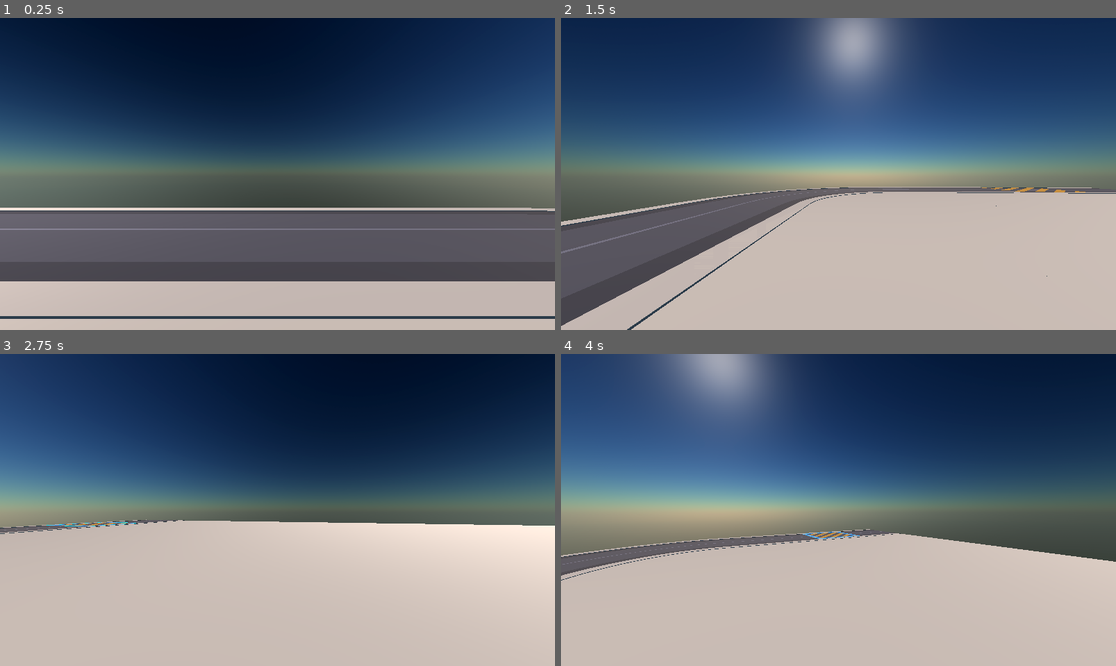
Above: before the commit, frames 1-4 (two rows, left to right).
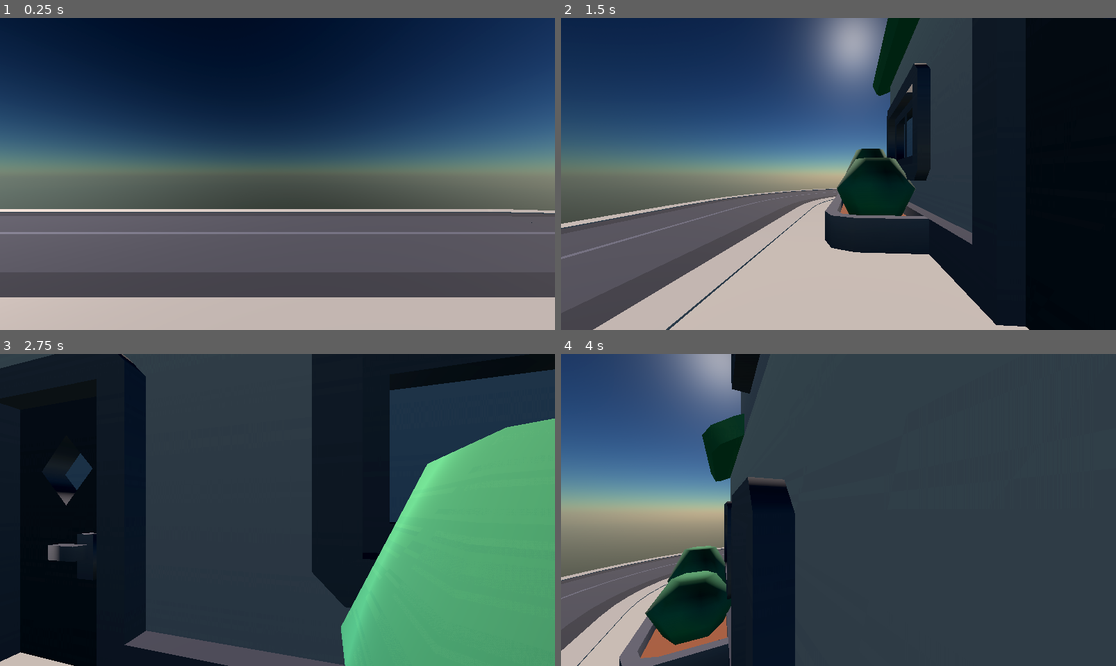
Above: after the commit, the same moments.

Repository: redru/very-normal-city
Game: Godot game, scene res://scenes/level.tscn
The game is run twice, just before and just after one commit, with the same random seed, the same clock (stepped at 60 frames per second) and the same inputs.
Inputs (mouse positions are in pixels of both pictures, inside the frame that each line leads up to):
- Up to frame 1 (0.25 s): no input
- Up to frame 2 (1.5 s): tap Enter at 0.5 s; move the mouse to (960, 158) at 0.52 s; hold D (move_right) 0.53-1.28 s; click (960, 158) at 0.67 s; tap Space (jump) at 0.77 s; move the mouse to (727, 189) at 1.27 s; hold S (move_backward) from 1.28 s (still down)
- Up to frame 3 (2.75 s): tap Space (jump) at 1.52 s; move the mouse to (333, 441) at 2.02 s; release S (move_backward) at 2.03 s; hold D (move_right) from 2.03 s (still down)
- Up to frame 4 (4 s): move the mouse to (810, 572) at 2.77 s; release D (move_right) at 2.78 s; hold W (move_forward) 2.78-3.53 s; click (810, 572) at 2.92 s; tap Space (jump) at 3.02, 3.77 s; move the mouse to (1005, 556) at 3.52 s; hold A (move_left) from 3.53 s (still down)

The runs differ from the first frame. In frame 1, 8.3% of the frame differs, in the area x 0-100%, y 60-97%; in frame 2, 43%; in frame 3, 89%, in the area x 0-100%, y 0-100%; in frame 4, 74%.

Commit message:
Add fade_out shader and add some houses

Diff:
--- a/scenes/characters/player.tscn
+++ b/scenes/characters/player.tscn
@@ -43,10 +43,10 @@
 script = ExtResource("3_atpat")
 
 [node name="Skeleton3D" parent="character-male-a" index="0"]
-bones/3/rotation = Quaternion(0.00102139, 0, 0, 0.999999)
-bones/4/rotation = Quaternion(0, 0, -0.379851, 0.925048)
-bones/5/rotation = Quaternion(0, 0, 0.379851, 0.925048)
-bones/6/rotation = Quaternion(0, -0.00102139, 0, 0.999999)
+bones/3/rotation = Quaternion(0.0420786, 0, 0, 0.999114)
+bones/4/rotation = Quaternion(0, 0, -0.265317, 0.964161)
+bones/5/rotation = Quaternion(0, 0, 0.265317, 0.964161)
+bones/6/rotation = Quaternion(0, -0.0420786, 0, 0.999114)
 
 [node name="head-mesh" parent="character-male-a/Skeleton3D" index="1"]
 visible = false
--- a/scenes/level.tscn
+++ b/scenes/level.tscn
@@ -1,10 +1,11 @@
-[gd_scene load_steps=11 format=3 uid="uid://bg6nf8s5nx5d7"]
+[gd_scene load_steps=12 format=3 uid="uid://bg6nf8s5nx5d7"]
 
 [ext_resource type="Shader" uid="uid://btayajbe2sh02" path="res://shaders/sky_shader.gdshader" id="1_w7c3h"]
 [ext_resource type="PackedScene" uid="uid://bheb846g3o23h" path="res://assets/kenney_city-kit-roads/road-curve.glb" id="3_mx8sn"]
 [ext_resource type="Script" uid="uid://brkel3ld2c5vn" path="res://scripts/directional_light_3d.gd" id="3_w8frs"]
 [ext_resource type="PackedScene" uid="uid://hxcv1vxg0h3n" path="res://assets/kenney_city-kit-roads/road-straight.glb" id="4_mx8sn"]
 [ext_resource type="PackedScene" uid="uid://bs6hif4xifcr7" path="res://assets/kenney_city-kit-roads/tile-low.glb" id="6_2r41h"]
+[ext_resource type="PackedScene" uid="uid://d4fcuok7ile76" path="res://assets/kenney_city-kit-suburban_20/building-type-a.glb" id="6_b121j"]
 [ext_resource type="PackedScene" uid="uid://cw12tqtbhq63r" path="res://scenes/characters/player.tscn" id="6_klq6b"]
 [ext_resource type="PackedScene" uid="uid://ww50x2hyyr6g" path="res://scenes/training_area/training_area.tscn" id="7_klq6b"]
 
@@ -84,6 +85,12 @@
 [node name="road-curve-2" parent="City/Roads" instance=ExtResource("3_mx8sn")]
 transform = Transform3D(1, 0, 0, 0, 1, 0, 0, 0, 1, -0.5, 0, -6.5)
 
+[node name="road-curve-3" parent="City/Roads" instance=ExtResource("3_mx8sn")]
+transform = Transform3D(1.31134e-07, 0, 1, 0, 1, 0, -1, 0, 1.31134e-07, -5.5, 0, 2.5)
+
+[node name="road-curve-4" parent="City/Roads" instance=ExtResource("3_mx8sn")]
+transform = Transform3D(-4.37114e-08, 0, -1, 0, 1, 0, 1, 0, -4.37114e-08, -6.5, 0, 4.5)
+
 [node name="Ground" type="Node3D" parent="City"]
 transform = Transform3D(1, 0, 0, 0, 1, 0, 0, 0, 1, 0, -0.0102199, 0)
 
@@ -183,8 +190,114 @@
 [node name="tile-low-33" parent="City/Ground" instance=ExtResource("6_2r41h")]
 transform = Transform3D(1, 0, 0, 0, 1, 0, 0, 0, 1, -4, 0, -6)
 
+[node name="tile-low-34" parent="City/Ground" instance=ExtResource("6_2r41h")]
+transform = Transform3D(1, 0, 0, 0, 1, 0, 0, 0, 1, -5, 0, 0)
+
+[node name="tile-low-35" parent="City/Ground" instance=ExtResource("6_2r41h")]
+transform = Transform3D(1, 0, 0, 0, 1, 0, 0, 0, 1, -5, 0, -1)
+
+[node name="tile-low-36" parent="City/Ground" instance=ExtResource("6_2r41h")]
+transform = Transform3D(1, 0, 0, 0, 1, 0, 0, 0, 1, -5, 0, -2)
+
+[node name="tile-low-37" parent="City/Ground" instance=ExtResource("6_2r41h")]
+transform = Transform3D(1, 0, 0, 0, 1, 0, 0, 0, 1, -5, 0, -3)
+
+[node name="tile-low-38" parent="City/Ground" instance=ExtResource("6_2r41h")]
+transform = Transform3D(1, 0, 0, 0, 1, 0, 0, 0, 1, -5, 0, -4)
+
+[node name="tile-low-39" parent="City/Ground" instance=ExtResource("6_2r41h")]
+transform = Transform3D(1, 0, 0, 0, 1, 0, 0, 0, 1, -5, 0, -5)
+
+[node name="tile-low-40" parent="City/Ground" instance=ExtResource("6_2r41h")]
+transform = Transform3D(1, 0, 0, 0, 1, 0, 0, 0, 1, -5, 0, 1)
+
+[node name="tile-low-41" parent="City/Ground" instance=ExtResource("6_2r41h")]
+transform = Transform3D(1, 0, 0, 0, 1, 0, 0, 0, 1, -5, 0, -6)
+
+[node name="tile-low-42" parent="City/Ground" instance=ExtResource("6_2r41h")]
+transform = Transform3D(1, 0, 0, 0, 1, 0, 0, 0, 1, -6, 0, 0)
+
+[node name="tile-low-43" parent="City/Ground" instance=ExtResource("6_2r41h")]
+transform = Transform3D(1, 0, 0, 0, 1, 0, 0, 0, 1, -6, 0, -1)
+
+[node name="tile-low-44" parent="City/Ground" instance=ExtResource("6_2r41h")]
+transform = Transform3D(1, 0, 0, 0, 1, 0, 0, 0, 1, -6, 0, -2)
+
+[node name="tile-low-45" parent="City/Ground" instance=ExtResource("6_2r41h")]
+transform = Transform3D(1, 0, 0, 0, 1, 0, 0, 0, 1, -6, 0, -3)
+
+[node name="tile-low-46" parent="City/Ground" instance=ExtResource("6_2r41h")]
+transform = Transform3D(1, 0, 0, 0, 1, 0, 0, 0, 1, -6, 0, -4)
+
+[node name="tile-low-47" parent="City/Ground" instance=ExtResource("6_2r41h")]
+transform = Transform3D(1, 0, 0, 0, 1, 0, 0, 0, 1, -6, 0, -5)
+
+[node name="tile-low-48" parent="City/Ground" instance=ExtResource("6_2r41h")]
+transform = Transform3D(1, 0, 0, 0, 1, 0, 0, 0, 1, -6, 0, 1)
+
+[node name="tile-low-49" parent="City/Ground" instance=ExtResource("6_2r41h")]
+transform = Transform3D(1, 0, 0, 0, 1, 0, 0, 0, 1, -6, 0, -6)
+
+[node name="tile-low-50" parent="City/Ground" instance=ExtResource("6_2r41h")]
+transform = Transform3D(1, 0, 0, 0, 1, 0, 0, 0, 1, -7, 0, 0)
+
+[node name="tile-low-51" parent="City/Ground" instance=ExtResource("6_2r41h")]
+transform = Transform3D(1, 0, 0, 0, 1, 0, 0, 0, 1, -7, 0, -1)
+
+[node name="tile-low-52" parent="City/Ground" instance=ExtResource("6_2r41h")]
+transform = Transform3D(1, 0, 0, 0, 1, 0, 0, 0, 1, -7, 0, -2)
+
+[node name="tile-low-53" parent="City/Ground" instance=ExtResource("6_2r41h")]
+transform = Transform3D(1, 0, 0, 0, 1, 0, 0, 0, 1, -7, 0, -3)
+
+[node name="tile-low-54" parent="City/Ground" instance=ExtResource("6_2r41h")]
+transform = Transform3D(1, 0, 0, 0, 1, 0, 0, 0, 1, -7, 0, -4)
+
+[node name="tile-low-55" parent="City/Ground" instance=ExtResource("6_2r41h")]
+transform = Transform3D(1, 0, 0, 0, 1, 0, 0, 0, 1, -7, 0, -5)
+
+[node name="tile-low-56" parent="City/Ground" instance=ExtResource("6_2r41h")]
+transform = Transform3D(1, 0, 0, 0, 1, 0, 0, 0, 1, -7, 0, 1)
+
+[node name="tile-low-57" parent="City/Ground" instance=ExtResource("6_2r41h")]
+transform = Transform3D(1, 0, 0, 0, 1, 0, 0, 0, 1, -7, 0, -6)
+
+[node name="tile-low-58" parent="City/Ground" instance=ExtResource("6_2r41h")]
+transform = Transform3D(1, 0, 0, 0, 1, 0, 0, 0, 1, -8, 0, 0)
+
+[node name="tile-low-59" parent="City/Ground" instance=ExtResource("6_2r41h")]
+transform = Transform3D(1, 0, 0, 0, 1, 0, 0, 0, 1, -8, 0, -1)
+
+[node name="tile-low-60" parent="City/Ground" instance=ExtResource("6_2r41h")]
+transform = Transform3D(1, 0, 0, 0, 1, 0, 0, 0, 1, -8, 0, -2)
+
+[node name="tile-low-61" parent="City/Ground" instance=ExtResource("6_2r41h")]
+transform = Transform3D(1, 0, 0, 0, 1, 0, 0, 0, 1, -8, 0, -3)
+
+[node name="tile-low-62" parent="City/Ground" instance=ExtResource("6_2r41h")]
+transform = Transform3D(1, 0, 0, 0, 1, 0, 0, 0, 1, -8, 0, -4)
+
+[node name="tile-low-63" parent="City/Ground" instance=ExtResource("6_2r41h")]
+transform = Transform3D(1, 0, 0, 0, 1, 0, 0, 0, 1, -8, 0, -5)
+
+[node name="tile-low-64" parent="City/Ground" instance=ExtResource("6_2r41h")]
+transform = Transform3D(1, 0, 0, 0, 1, 0, 0, 0, 1, -8, 0, 1)
+
+[node name="tile-low-65" parent="City/Ground" instance=ExtResource("6_2r41h")]
+transform = Transform3D(1, 0, 0, 0, 1, 0, 0, 0, 1, -8, 0, -6)
+
+[node name="Houses" type="Node3D" parent="City"]
+
+[node name="building-type-a2" parent="City/Houses" instance=ExtResource("6_b121j")]
+transform = Transform3D(-8.74228e-08, 0, -2, 0, 5, 0, 2, 0, -8.74228e-08, -1.6938, 0, -0.640029)
+
+[node name="building-type-a3" parent="City/Houses" instance=ExtResource("6_b121j")]
+transform = Transform3D(2, 0, 0, 0, 5, 0, 0, 0, 2, -2.07216, 0.00977937, -4.94381)
+
 [node name="Player" parent="." instance=ExtResource("6_klq6b")]
-transform = Transform3D(-4.37114e-08, 0, 1, 0, 1, 0, -1, 0, -4.37114e-08, -2, 0.0214398, -2)
-
-[node name="TrainingArea" parent="." instance=ExtResource("7_klq6b")]
+transform = Transform3D(-4.37114e-08, 0, 1, 0, 1, 0, -1, 0, -4.37114e-08, -1.86581, 0.0214398, -1.60891)
+
+[node name="QuestPlaces" type="Node3D" parent="."]
+
+[node name="TrainingArea" parent="QuestPlaces" instance=ExtResource("7_klq6b")]
 transform = Transform3D(1, 0, 0, 0, 1, 0, 0, 0, 1, -7.96157, 0.0249192, 5.0027)
--- a/scenes/training_area/training_area.gd
+++ b/scenes/training_area/training_area.gd
@@ -2,11 +2,22 @@
 
 const quest_id: int = 0
 
-@onready var shape = $CollisionShape3D
-@onready var mesh = $MeshInstance3D
+@onready var shape: CollisionShape3D = $CollisionShape3D
+@onready var fade_timer: Timer = $FadeTimer
+@onready var mesh_1: MeshInstance3D = $"indicator-round-c2/indicator-round-c/rotate-y"
+@onready var mesh_2: MeshInstance3D = $"indicator-round-d2/indicator-round-d/rotate-y"
+
+func _process(_delta: float) -> void:
+	if !fade_timer.is_stopped():
+		var timer_progress = fade_timer.time_left / fade_timer.wait_time
+		mesh_1.get_surface_override_material(0).set_shader_parameter("alpha", timer_progress)
+		mesh_2.get_surface_override_material(0).set_shader_parameter("alpha", timer_progress)
 
 func _on_body_entered(body: Node3D) -> void:
 	if body.name == "Player":
-		visible = false
+		fade_timer.start()
 		shape.set_deferred("disabled", true)
 		QuestManager.complete_quest(quest_id)
+
+func _on_fade_timer_timeout() -> void:
+	queue_free()
--- a/scenes/training_area/training_area.tscn
+++ b/scenes/training_area/training_area.tscn
@@ -1,20 +1,85 @@
-[gd_scene load_steps=7 format=3 uid="uid://ww50x2hyyr6g"]
+[gd_scene load_steps=11 format=3 uid="uid://ww50x2hyyr6g"]
 
 [ext_resource type="Script" uid="uid://dsb605xu2uj2i" path="res://scenes/training_area/training_area.gd" id="1_5guir"]
-[ext_resource type="Shader" uid="uid://daw1ip13qpl24" path="res://scenes/training_area/training_area.gdshader" id="2_jqqnj"]
-[ext_resource type="PackedScene" uid="uid://d0ouuii7qc513" path="res://assets/kenney_prototype-kit/indicator-special-lines.glb" id="3_nvy62"]
+[ext_resource type="Shader" uid="uid://dpexjsph0lhyh" path="res://shaders/fade_out.gdshader" id="3_nvy62"]
+[ext_resource type="PackedScene" uid="uid://b3r4u2ulabr3m" path="res://assets/kenney_prototype-kit/indicator-round-c.glb" id="4_gwprj"]
+[ext_resource type="PackedScene" uid="uid://d2bode0jbwi1k" path="res://assets/kenney_prototype-kit/indicator-round-d.glb" id="5_jjwxv"]
 
 [sub_resource type="BoxShape3D" id="BoxShape3D_5guir"]
 
-[sub_resource type="PlaneMesh" id="PlaneMesh_5guir"]
+[sub_resource type="ShaderMaterial" id="ShaderMaterial_gwprj"]
+render_priority = 0
+shader = ExtResource("3_nvy62")
+shader_parameter/alpha = 1.0
+shader_parameter/color = Color(1, 1, 0.258824, 1)
 
-[sub_resource type="ShaderMaterial" id="ShaderMaterial_rvii1"]
+[sub_resource type="ShaderMaterial" id="ShaderMaterial_nvy62"]
 render_priority = 0
-shader = ExtResource("2_jqqnj")
-shader_parameter/border_width = 0.15
-shader_parameter/blink_speed = 0.5
-shader_parameter/border_color = Color(0, 0.5, 1, 1)
-shader_parameter/border_intensity = 2.0
+shader = ExtResource("3_nvy62")
+shader_parameter/alpha = 1.0
+shader_parameter/color = Color(1, 1, 0.258824, 1)
+
+[sub_resource type="Animation" id="Animation_gwprj"]
+resource_name = "training-area"
+length = 7.0
+loop_mode = 1
+tracks/0/type = "value"
+tracks/0/imported = false
+tracks/0/enabled = true
+tracks/0/path = NodePath("indicator-round-c2:rotation")
+tracks/0/interp = 1
+tracks/0/loop_wrap = true
+tracks/0/keys = {
+"times": PackedFloat32Array(0, 7),
+"transitions": PackedFloat32Array(1, 1),
+"update": 0,
+"values": [Vector3(0, 0, 0), Vector3(0, 6.28319, 0)]
+}
+tracks/1/type = "value"
+tracks/1/imported = false
+tracks/1/enabled = true
+tracks/1/path = NodePath("indicator-round-d2:rotation")
+tracks/1/interp = 1
+tracks/1/loop_wrap = true
+tracks/1/keys = {
+"times": PackedFloat32Array(0, 7),
+"transitions": PackedFloat32Array(1, 1),
+"update": 0,
+"values": [Vector3(0, 0, 0), Vector3(0, -6.28319, 0)]
+}
+
+[sub_resource type="Animation" id="Animation_jjwxv"]
+length = 0.001
+tracks/0/type = "value"
+tracks/0/imported = false
+tracks/0/enabled = true
+tracks/0/path = NodePath("indicator-round-c2:rotation")
+tracks/0/interp = 1
+tracks/0/loop_wrap = true
+tracks/0/keys = {
+"times": PackedFloat32Array(0),
+"transitions": PackedFloat32Array(1),
+"update": 0,
+"values": [Vector3(0, 0, 0)]
+}
+tracks/1/type = "value"
+tracks/1/imported = false
+tracks/1/enabled = true
+tracks/1/path = NodePath("indicator-round-d2:rotation")
+tracks/1/interp = 1
+tracks/1/loop_wrap = true
+tracks/1/keys = {
+"times": PackedFloat32Array(0),
+"transitions": PackedFloat32Array(1),
+"update": 0,
+"values": [Vector3(0, 0, 0)]
+}
+
+[sub_resource type="AnimationLibrary" id="AnimationLibrary_6pm1u"]
+_data = {
+&"RESET": SubResource("Animation_jjwxv"),
+&"training-area": SubResource("Animation_gwprj")
+}
 
 [node name="TrainingArea" type="Area3D"]
 collision_layer = 0
@@ -23,14 +88,34 @@
 script = ExtResource("1_5guir")
 
 [node name="CollisionShape3D" type="CollisionShape3D" parent="."]
-transform = Transform3D(2, 0, 0, 0, 2, 0, 0, 0, 2, 0, 1, 0)
+transform = Transform3D(1, 0, 0, 0, 1, 0, 0, 0, 1, 0, 0.5, 0)
 shape = SubResource("BoxShape3D_5guir")
 
-[node name="MeshInstance3D" type="MeshInstance3D" parent="."]
-mesh = SubResource("PlaneMesh_5guir")
-surface_material_override/0 = SubResource("ShaderMaterial_rvii1")
+[node name="indicator-round-c2" parent="." instance=ExtResource("4_gwprj")]
+transform = Transform3D(1, 0, 0, 0, 1, 0, 0, 0, 1, 0, 0.121644, 0)
 
-[node name="indicator-special-lines2" parent="." instance=ExtResource("3_nvy62")]
-transform = Transform3D(2, 0, 0, 0, 1, 0, 0, 0, 2, 0, 0, 0)
+[node name="rotate-y" parent="indicator-round-c2/indicator-round-c" index="0"]
+transform = Transform3D(1, 0, -1.74846e-07, 0, 1, 0, 1.74846e-07, 0, 1, 0, 0, 0)
+surface_material_override/0 = SubResource("ShaderMaterial_gwprj")
+
+[node name="indicator-round-d2" parent="." instance=ExtResource("5_jjwxv")]
+transform = Transform3D(0.7, 0, 0, 0, 0.7, 0, 0, 0, 0.7, 0, 0.0596537, 0)
+
+[node name="rotate-y" parent="indicator-round-d2/indicator-round-d" index="0"]
+surface_material_override/0 = SubResource("ShaderMaterial_nvy62")
+
+[node name="AnimationPlayer" type="AnimationPlayer" parent="."]
+libraries = {
+&"": SubResource("AnimationLibrary_6pm1u")
+}
+autoplay = "training-area"
+
+[node name="FadeTimer" type="Timer" parent="."]
+wait_time = 0.5
+one_shot = true
 
 [connection signal="body_entered" from="." to="." method="_on_body_entered"]
+[connection signal="timeout" from="FadeTimer" to="." method="_on_fade_timer_timeout"]
+
+[editable path="indicator-round-c2"]
+[editable path="indicator-round-d2"]
--- /dev/null
+++ b/shaders/fade_out.gdshader
@@ -0,0 +1,10 @@
+shader_type spatial;
+render_mode blend_mix, depth_draw_opaque, diffuse_burley, specular_schlick_ggx;
+
+uniform float alpha : hint_range(0.0, 1.0) = 1.0;
+uniform vec3 color : source_color = vec3(1.0, 1.0, 1.0);
+
+void fragment() {
+	ALBEDO = color;
+	ALPHA = alpha;
+}
Empty file added: scenes/training_area/training_area_2.gdshader
Not shown, added: scenes/training_area/training_area_2.gdshader.uid
Not shown, added: shaders/fade_out.gdshader.uid
